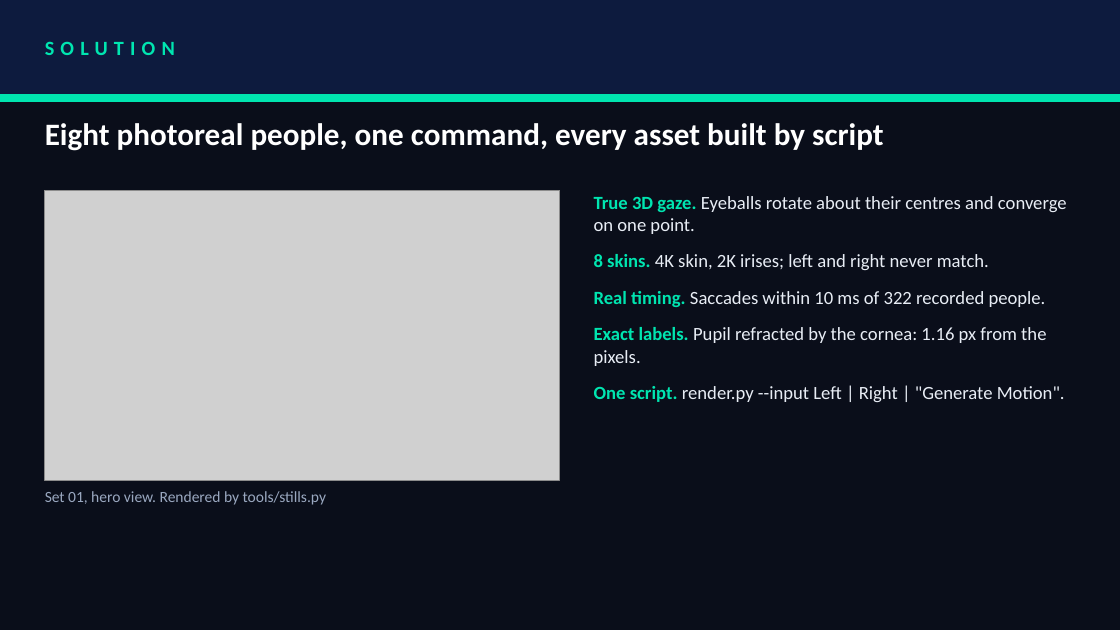
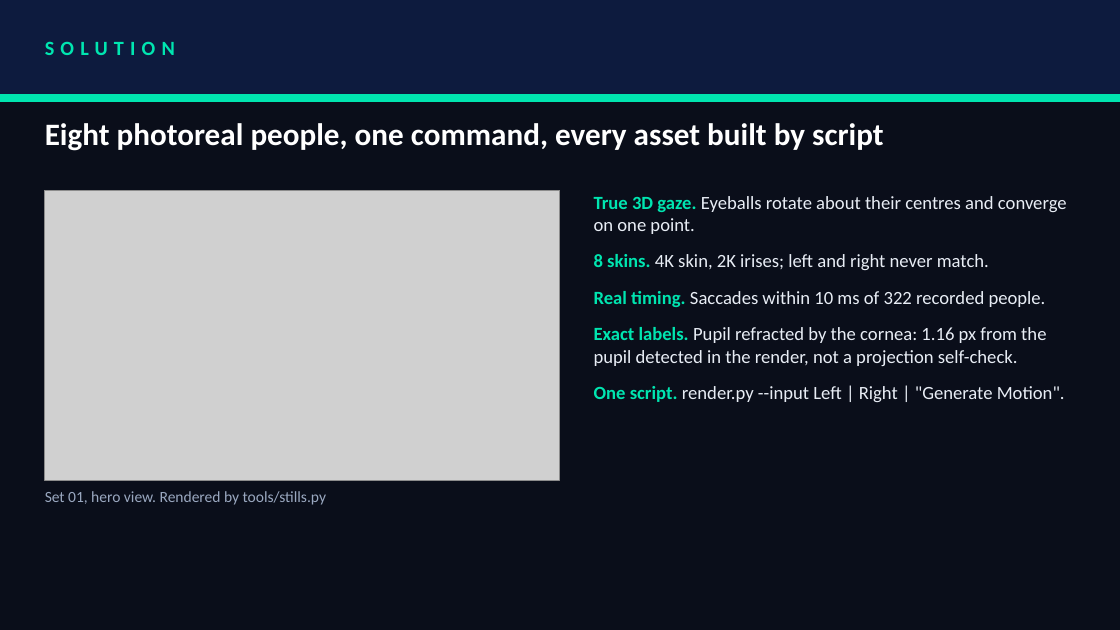
Before and after one commit to akshat333-debug/TrueGaze, a slide deck: slide 3 of VITVellore_ZeroDrift.pptx. Drawn at 1120x630 pixels with LibreOffice and Linux fonts; fonts in the diff are those of the drawing; grey boxes stand for pictures. Boxes give left, top, right and bottom in pixels: in the first picture for what was removed or moved away, otherwise in the second. Text is boxed around its words. In the diff, an @@ line names an element or a change of style, - is before the commit and + after.

Commit message:
docs: clarify label error is a pixel test, not a projection self-check

```diff
--- a/VITVellore_ZeroDrift.pptx
+++ b/VITVellore_ZeroDrift.pptx
@@ text at [594, 327, 1046, 366]: text changed @@
-Exact labels. Pupil refracted by the cornea: 1.16 px from the pixels.
+Exact labels. Pupil refracted by the cornea: 1.16 px from the pupil detected in the render, not a projection self-check.
```
Also in this commit, not shown: 1 other slide changed, 3 other files.
